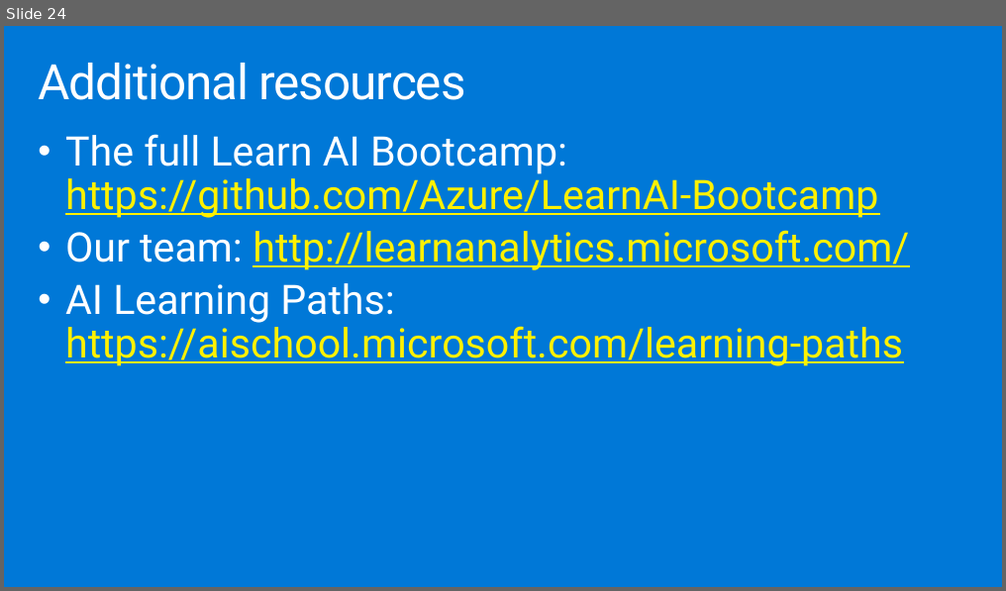
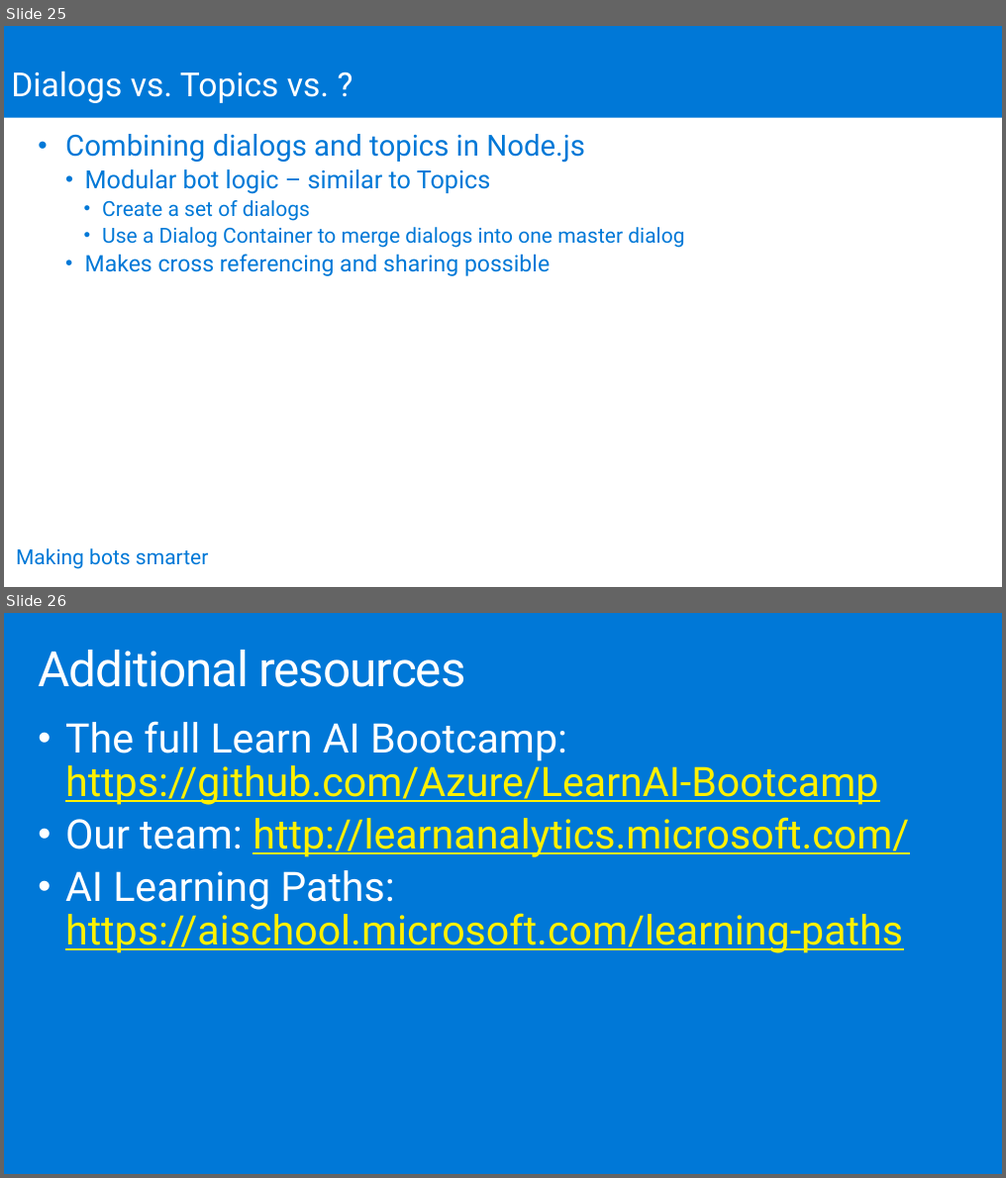
Before and after one commit to joeax/LearnAI-DesigningandArchitectingIntelligentAgents, a slide deck: 05-cognitive_services/resources/slides/IntelligentAgent_05_CognitiveServices_Instructor.pptx. Shown one above the other, each under a label of ours: slide 24 before the commit, slides 25 and 26 after it. The pictures are 1006x591 and 1006x1178 pixels, drawn with LibreOffice and Linux fonts; fonts in the diff are those of the drawing; background and template pictures are left out. Boxes give left, top, right and bottom in pixels: in the first picture for what was removed or moved away, otherwise in the second. Text is boxed around its words. In the diff, an @@ line names an element or a change of style, - is before the commit and + after.

```diff
--- a/05-cognitive_services/resources/slides/IntelligentAgent_05_CognitiveServices_Instructor.pptx
+++ b/05-cognitive_services/resources/slides/IntelligentAgent_05_CognitiveServices_Instructor.pptx
@@ slide 25 added at bbox=[4, 26, 1002, 587], background #FFFFFF @@
@@ rectangle added at bbox=[4, 26, 1002, 118], fill #0078D7, 32 pt, text #FFFFFF @@
+Dialogs vs. Topics vs. ?
@@ text added at bbox=[65, 134, 684, 276], 20 pt, text #0078D7 @@
+• Combining dialogs and topics in Node.js
+  • Modular bot logic – similar to Topics
+    • Create a set of dialogs
+    • Use a Dialog Container to merge dialogs into one master dialog
+  • Makes cross referencing and sharing possible
@@ text added at bbox=[16, 549, 208, 570], 20 pt, text #0078D7 @@
+Making bots smarter
@@ what was slide 24 is now slide 26 @@
```
Also in this commit, not shown: 8 slides changed, 2 other slides added, 1 slide removed, 4 other files.
